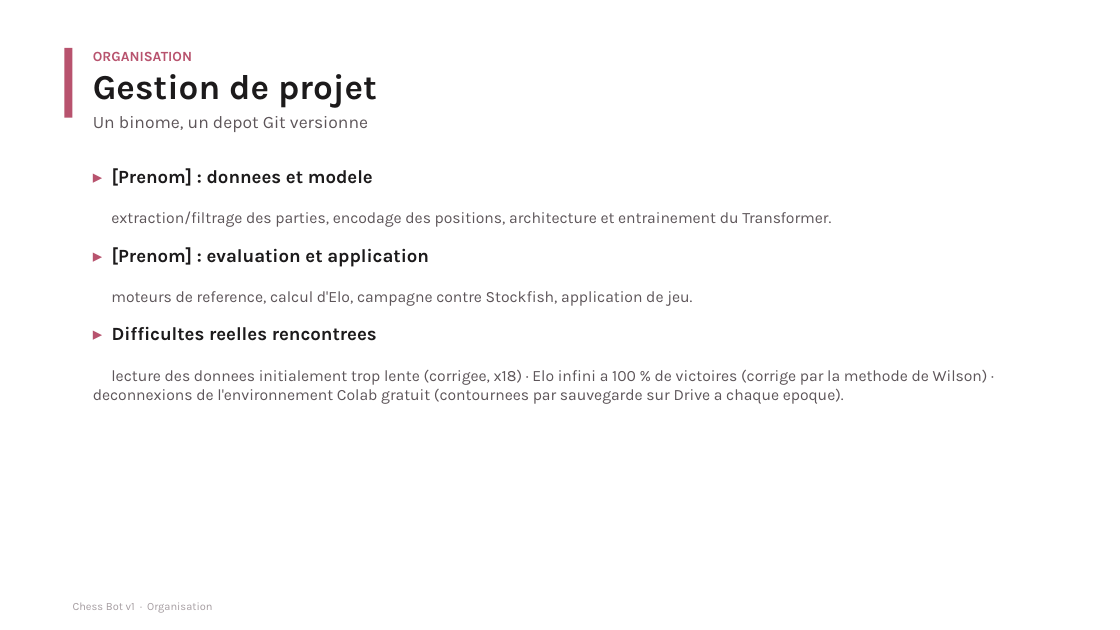
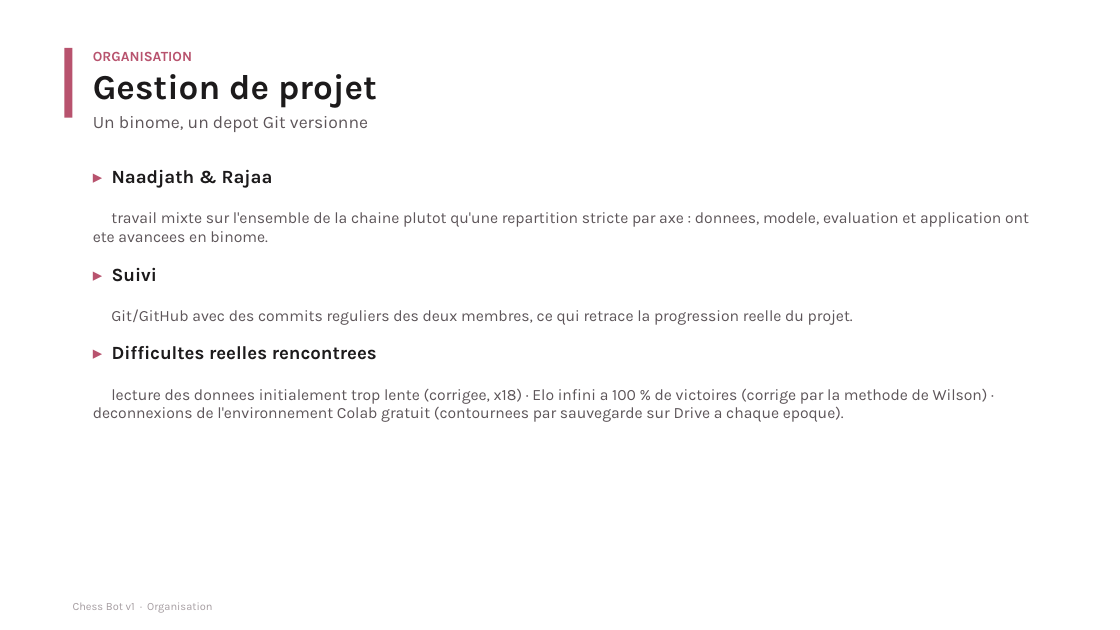
Before and after one commit to naadjath/chess-bot-v1, a slide deck: slide 16 of Soutenance_Chess_Bot_v1.pptx. Drawn at 1120x630 pixels with LibreOffice and Linux fonts; fonts in the diff are those of the drawing. Boxes give left, top, right and bottom in pixels: in the first picture for what was removed or moved away, otherwise in the second. Text is boxed around its words. In the diff, an @@ line names an element or a change of style, - is before the commit and + after.

```diff
--- a/Soutenance_Chess_Bot_v1.pptx
+++ b/Soutenance_Chess_Bot_v1.pptx
@@ text at (93,169,1029,325): text changed @@
-▸ [Prenom] : donnees et modele
-extraction/filtrage des parties, encodage des positions, architecture et entrainement du Transformer.
-▸ [Prenom] : evaluation et application
-moteurs de reference, calcul d'Elo, campagne contre Stockfish, application de jeu.
+▸ Naadjath & Rajaa
+travail mixte sur l'ensemble de la chaine plutot qu'une repartition stricte par axe : donnees, modele, evaluation et application ont ete avancees en binome.
+▸ Suivi
+Git/GitHub avec des commits reguliers des deux membres, ce qui retrace la progression reelle du projet.
```
Also in this commit, not shown: 1 other slide changed, 15 other files.
